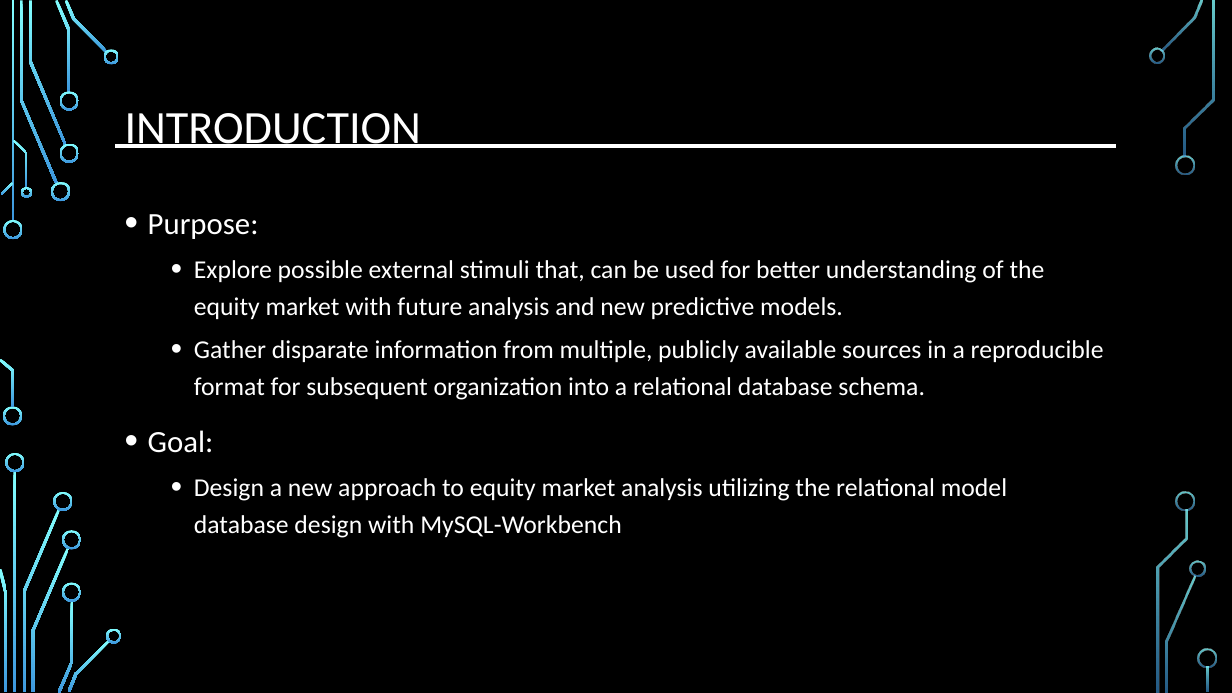
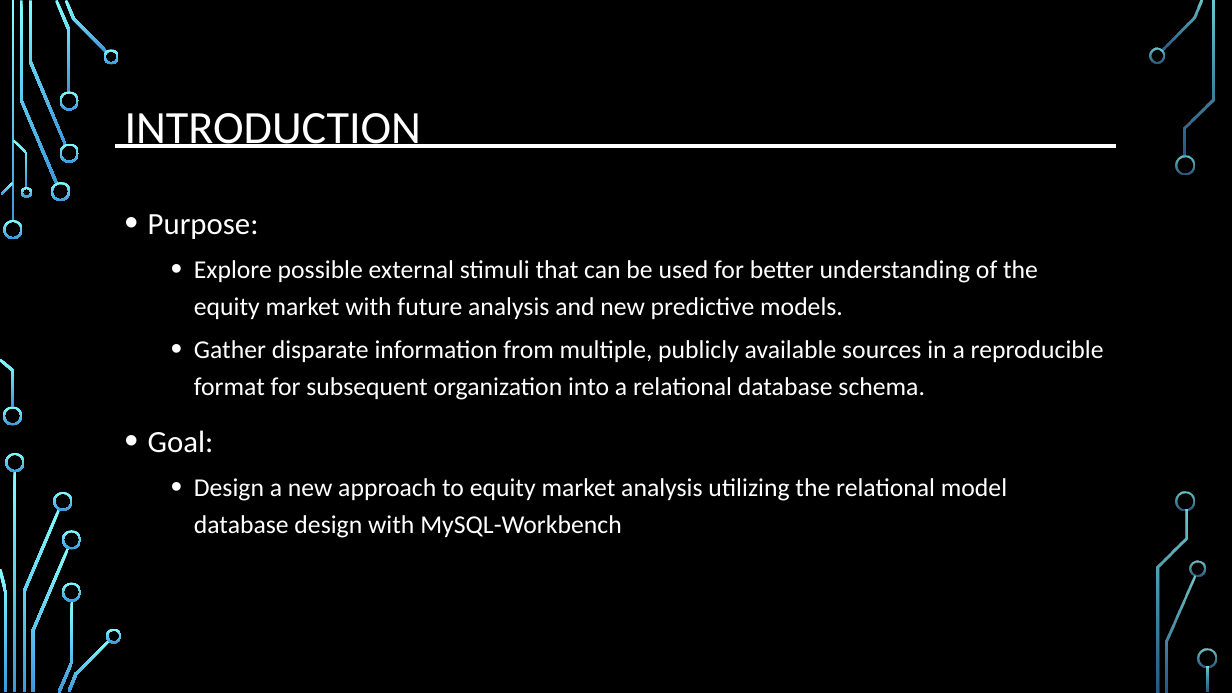
Before and after one commit to djserna/7330-Group-Project, a slide deck: slide 3 of Presentation/MSDS_7330_Group_Project_Presentation.pptx. Drawn at 1232x693 pixels with LibreOffice and Linux fonts; fonts in the diff are those of the drawing; background and template pictures are left out. Boxes give left, top, right and bottom in pixels: in the first picture for what was removed or moved away, otherwise in the second. Text is boxed around its words. In the diff, an @@ line names an element or a change of style, - is before the commit and + after.

```diff
--- a/Presentation/MSDS_7330_Group_Project_Presentation.pptx
+++ b/Presentation/MSDS_7330_Group_Project_Presentation.pptx
@@ text at (x1=194, y1=260, x2=1038, y2=319): text changed @@
-  • Explore possible external stimuli that, can be used for better understanding of the equity market with future analysis and new predictive models.
+  • Explore possible external stimuli that can be used for better understanding of the equity market with future analysis and new predictive models.
```
Also in this commit, not shown: 5 other slides changed.
